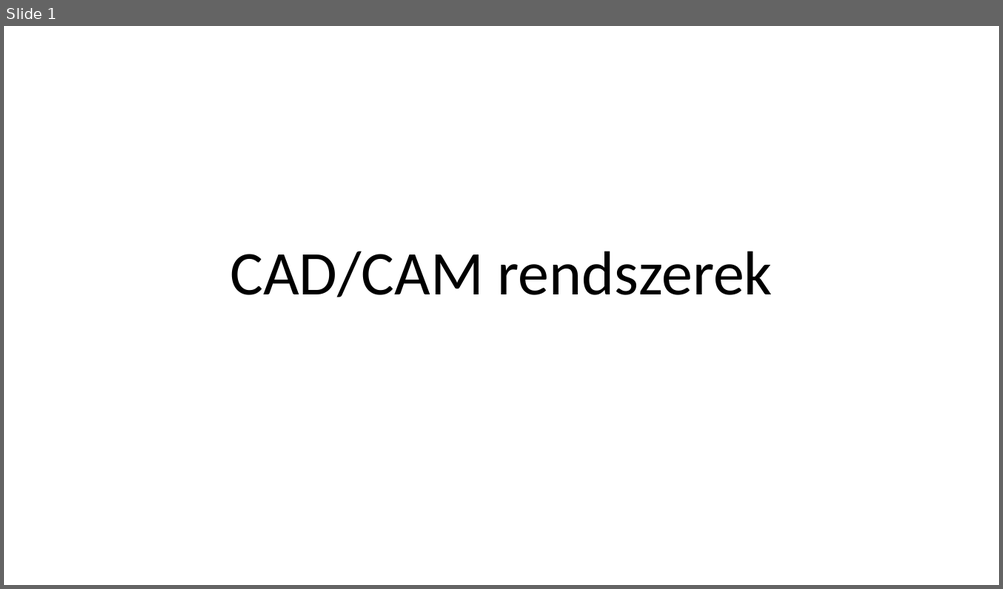
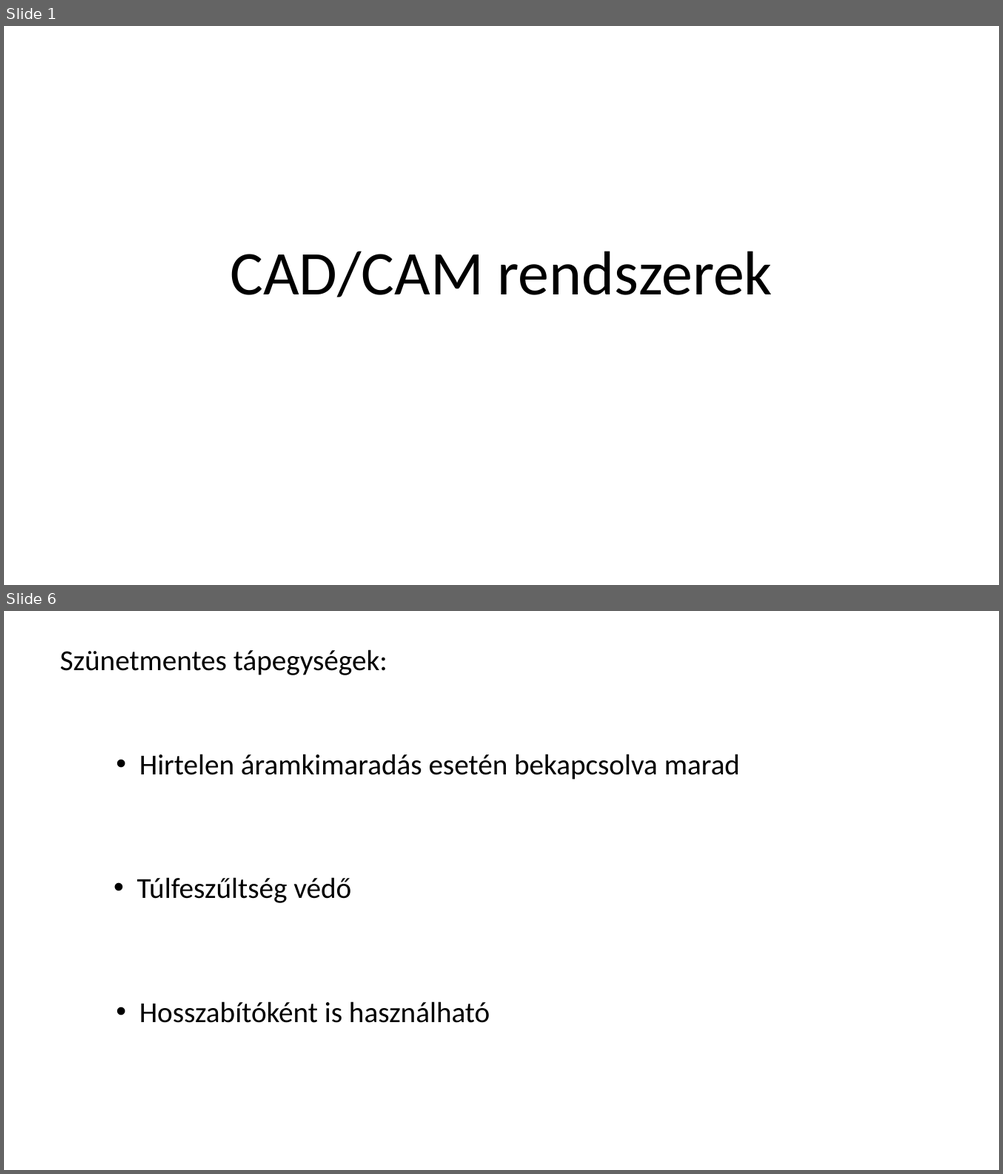
Before and after one commit to RCsSto/cad-cam-szunetment, a slide deck: CADCAM.pptx. Shown one above the other, each under a label of ours: slide 1 before the commit, slides 1 and 6 after it; the slides between them are not shown. The pictures are 1003x589 and 1003x1174 pixels, drawn with LibreOffice and Linux fonts; fonts in the diff are those of the drawing. Boxes give left, top, right and bottom in pixels: in the first picture for what was removed or moved away, otherwise in the second. Text is boxed around its words. In the diff, an @@ line names an element or a change of style, - is before the commit and + after.

```diff
--- a/CADCAM.pptx
+++ b/CADCAM.pptx
@@ slide 6 added at (4,611,999,1170), background #FFFFFF @@
@@ title added at (60,649,387,675), 28 pt, text #000000 @@
+Szünetmentes tápegységek:
@@ text added at (139,754,740,780), 28 pt, text #000000 @@
+• Hirtelen áramkimaradás esetén bekapcsolva marad
@@ text added at (137,877,351,903), 28 pt, text #000000 @@
+• Túlfeszűltség védő
@@ text added at (139,1002,489,1023), 28 pt, text #000000 @@
+• Hosszabítóként is használható
```
Also in this commit, not shown: 4 slides changed, 1 other slide added, 1 slide removed.
